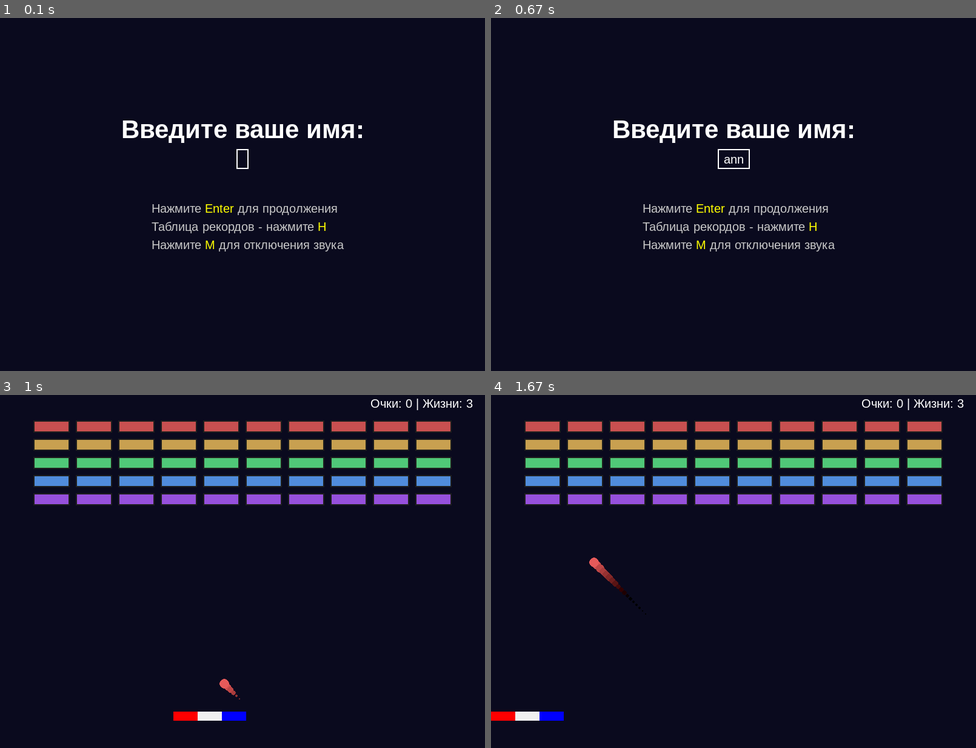
Above: before the commit, frames 1-4 (two rows, left to right).
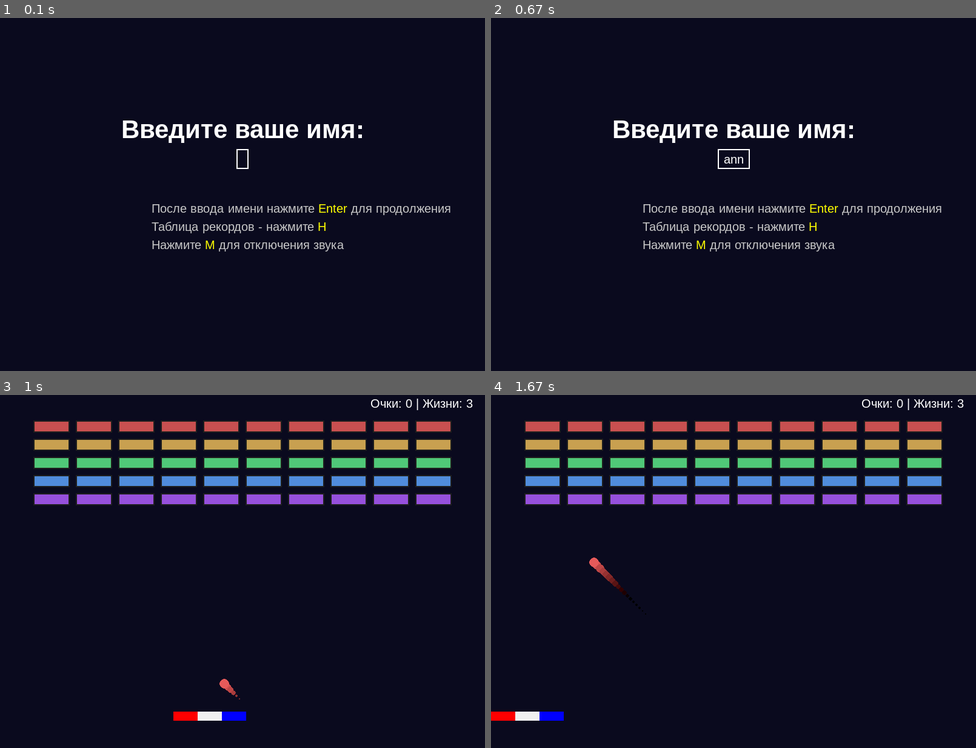
Above: after the commit, the same moments.

Repository: LeraTheUnicorn/PygameArkanoid
Game: pygame game, started from PyGameBall.py
Two runs of this game, one before a commit and one after it. Both use one fixed random seed, a clock stepped at 60 frames per second and the inputs below.
Inputs:
- Up to frame 1 (0.1 s): no input
- Up to frame 2 (0.67 s): type "ann" at 0.33 s
- Up to frame 3 (1 s): tap Enter at 0.67 s; hold Left from 0.9 s (still down)
- Up to frame 4 (1.67 s): release Left at 1.43 s; hold Left from 1.47 s (still down)

The runs differ from the first frame. In frame 1, 0.8% of the frame differs, in the area x 31-93%, y 52-56%; in frame 2, 0.8%; in frame 3, nothing differs; in frame 4, nothing differs.

Commit message:
Версия 1.6.0: Улучшения пользовательского интерфейса

Diff:
--- a/PyGameBall.py
+++ b/PyGameBall.py
@@ -1,6 +1,6 @@
 # Игра Арканоид
 # Отслеживание версий
-VERSION = "1.5.0"
+VERSION = "1.6.0"
 
 import random
 import time
@@ -63,22 +63,29 @@
     return pygame.sndarray.make_sound(stereo_wave)
 
 
+def is_valid_player_name_char(char: str) -> bool:
+    """Проверяет, является ли символ допустимым для имени игрока (только буквы и цифры)"""
+    return char.isalnum()  # isalnum() возвращает True только для букв и цифр
+
+
 def generate_paddle_sound() -> pygame.mixer.Sound:
     """Генерирует 16-битный звук отскока от платформы (всегда одинаковый)"""
     return generate_tone_sound(330, 0.15, volume=0.4)  # E4 - 330 Гц
 
 
-def get_player_name(screen: pygame.Surface, font: pygame.font.Font, big_font: pygame.font.Font, highscore_manager: HighScoreManager) -> tuple[str, bool]:
-    """Возвращает имя игрока, введенное с клавиатуры и состояние музыки"""
+def get_player_name(screen: pygame.Surface, font: pygame.font.Font, big_font: pygame.font.Font, highscore_manager: HighScoreManager) -> tuple[str, bool, bool]:
+    """Возвращает имя игрока, введенное с клавиатуры, состояние музыки и флаг выхода из игры"""
     input_text = ""
     input_active = True
     music_enabled = True
+    exit_game = False
 
     while input_active:
         # Обработка событий
         for event in pygame.event.get():
             if event.type == pygame.QUIT:
-                return "", music_enabled  # Выход из игры по крестику
+                exit_game = True
+                return "", music_enabled, exit_game  # Выход из игры по крестику
             elif event.type == pygame.KEYDOWN:
                 if event.key == pygame.K_RETURN:
                     if input_text.strip():
@@ -89,12 +96,12 @@
                     # Показываем таблицу рекордов (возврат к вводу имени)
                     music_enabled, exit_game = show_highscores(screen, font, highscore_manager, exit_on_esc=False)
                     if exit_game:
-                        return "", music_enabled  # Выход из игры
-                elif len(input_text) < 20:  # Ограничение длины имени
+                        return "", music_enabled, True  # Выход из игры
+                elif len(input_text) < 20 and is_valid_player_name_char(event.unicode):  # Ограничение длины имени и допустимых символов
                     input_text += event.unicode
                 elif event.key == pygame.K_ESCAPE:
                     # Выход из игры
-                    return "", music_enabled
+                    return "", music_enabled, True
                 elif event.key == pygame.K_m:
                     # Переключение фоновой музыки
                     if music_enabled:
@@ -115,11 +122,14 @@
         # Поле ввода
         input_surface = font.render(input_text, True, (255, 255, 255))
         input_rect = input_surface.get_rect(center=(SCREEN_WIDTH // 2, SCREEN_HEIGHT // 2 - 50))
-        pygame.draw.rect(screen, (255, 255, 255), input_rect.inflate(20, 10), 2)
+
+        # Проверяем валидность ввода - если есть недопустимые символы, меняем цвет фона на красный
+        input_bg_color = (255, 100, 100) if input_text and not all(is_valid_player_name_char(c) for c in input_text) else (255, 255, 255)
+        pygame.draw.rect(screen, input_bg_color, input_rect.inflate(20, 10), 2)
         screen.blit(input_surface, input_rect)
 
         # Подсказка
-        render_colored_hint(screen, font, "Нажмите Enter для продолжения",
+        render_colored_hint(screen, font, "После ввода имени нажмите Enter для продолжения",
                            (SCREEN_WIDTH // 2 - 150, SCREEN_HEIGHT // 2 + 20))
 
         # Подсказка о таблице рекордов
@@ -132,7 +142,7 @@
 
         pygame.display.flip()
 
-    return input_text.strip(), music_enabled
+    return input_text.strip(), music_enabled, exit_game
 
 
 def show_highscores(screen: pygame.Surface, font: pygame.font.Font, highscore_manager: HighScoreManager, exit_on_esc: bool = False) -> tuple[bool, bool]:
@@ -232,15 +242,13 @@
 
                 y_offset += 25
 
-        # Подсказки для возврата и управления музыкой
+        # Подсказки для возврата
         if exit_on_esc:
             render_colored_hint(screen, font, "Backspace - возврат, ESC - выход из игры",
                                (SCREEN_WIDTH // 2 - 180, SCREEN_HEIGHT - 70))
         else:
-            render_colored_hint(screen, font, "Backspace или ESC - возврат",
+            render_colored_hint(screen, font, "BackSpace - возврат",
                                (SCREEN_WIDTH // 2 - 150, SCREEN_HEIGHT - 70))
-        render_colored_hint(screen, font, "M - переключение звука",
-                           (SCREEN_WIDTH // 2 - 150, SCREEN_HEIGHT - 40))
 
         pygame.display.flip()
 
@@ -248,8 +256,8 @@
 
 
 def show_game_results(screen: pygame.Surface, font: pygame.font.Font, big_font: pygame.font.Font,
-                     score: int, player_name: str, game_time_seconds: int, highscore_manager: HighScoreManager) -> tuple[bool, bool]:
-    """Отображает экран с результатами игры и таблицей рекордов. Возвращает (состояние_музыки, перезапуск_игры)."""
+                     score: int, player_name: str, game_time_seconds: int, highscore_manager: HighScoreManager) -> tuple[bool, bool, bool]:
+    """Отображает экран с результатами игры и таблицей рекордов. Возвращает (состояние_музыки, перезапуск_игры, выход_из_игры)."""
     game_time_formatted = f"{game_time_seconds // 60}:{game_time_seconds % 60:02d}"
 
     # Добавляем результат в рекорды и проверяем, попал ли он в топ-10
@@ -258,15 +266,18 @@
     # Состояние фоновой музыки
     music_enabled = True
     restart_game = False
+    exit_game = False
 
     waiting = True
     while waiting:
         for event in pygame.event.get():
             if event.type == pygame.QUIT:
-                return music_enabled, False  # Выход из игры по крестику
+                exit_game = True
+                return music_enabled, False, exit_game  # Выход из игры по крестику
             elif event.type == pygame.KEYDOWN:
                 if event.key == pygame.K_ESCAPE:
-                    return music_enabled, False  # Выход из игры
+                    exit_game = True
+                    return music_enabled, False, exit_game  # Выход из игры
                 elif event.key == pygame.K_RETURN:
                     waiting = False
                     restart_game = True
@@ -274,7 +285,8 @@
                     # Показываем таблицу рекордов (ESC выходит из игры)
                     music_enabled, exit_game = show_highscores(screen, font, highscore_manager, exit_on_esc=True)
                     if exit_game:
-                        return music_enabled, False  # Выход из игры
+                        exit_game = True
+                        return music_enabled, False, exit_game  # Выход из игры
                 elif event.key == pygame.K_m:
                     # Переключение фоновой музыки
                     if music_enabled:
@@ -320,12 +332,10 @@
                            (SCREEN_WIDTH // 2 - 150, 400))
         render_colored_hint(screen, font, "ESC - выход из игры",
                            (SCREEN_WIDTH // 2 - 150, 430))
-        render_colored_hint(screen, font, "M - переключение звука",
-                           (SCREEN_WIDTH // 2 - 150, 460))
 
         pygame.display.flip()
 
-    return music_enabled, restart_game
+    return music_enabled, restart_game, exit_game
 
 
 @dataclass
@@ -490,9 +500,13 @@
     game_started = False
     ball_trail = []  # Список для хранения позиций мяча для шлейфа
     running = True
+    exit_game = False
 
     # Ввод имени игрока
-    player_name, music_enabled = get_player_name(screen, font, big_font, highscore_manager)
+    player_name, music_enabled, exit_game = get_player_name(screen, font, big_font, highscore_manager)
+    if exit_game:
+        pygame.quit()
+        return
 
     # Запускаем музыку после ввода имени (если она включена)
     if music_enabled:
@@ -585,7 +599,12 @@
                         game_over = True
                         # Рассчитываем время игры и сохраняем результат
                         game_time_seconds = int(time.time() - game_start_time)
-                        music_enabled, restart_game = show_game_results(screen, font, big_font, score, player_name, game_time_seconds, highscore_manager)
+                        music_enabled, restart_game, exit_game = show_game_results(screen, font, big_font, score, player_name, game_time_seconds, highscore_manager)
+
+                        # Если игрок хочет выйти из игры
+                        if exit_game:
+                            pygame.quit()
+                            return
 
                         # Если игрок хочет начать новую игру, перезапускаем
                         if restart_game:
@@ -610,7 +629,12 @@
                     game_over = True
                     # Рассчитываем время игры и сохраняем результат
                     game_time_seconds = int(time.time() - game_start_time)
-                    music_enabled, restart_game = show_game_results(screen, font, big_font, score, player_name, game_time_seconds, highscore_manager)
+                    music_enabled, restart_game, exit_game = show_game_results(screen, font, big_font, score, player_name, game_time_seconds, highscore_manager)
+
+                    # Если игрок хочет выйти из игры
+                    if exit_game:
+                        pygame.quit()
+                        return
 
                     # Если игрок хочет начать новую игру, перезапускаем
                     if restart_game:
Not shown, changed: README.md
Not shown, changed: changelog.md
